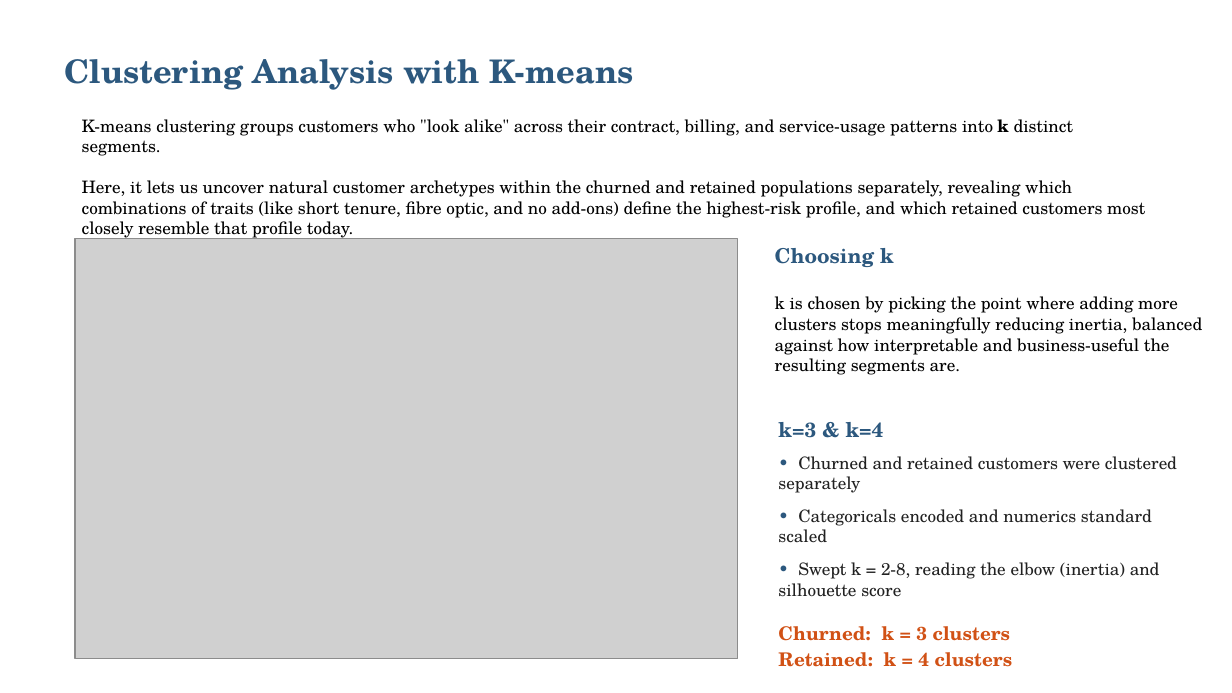
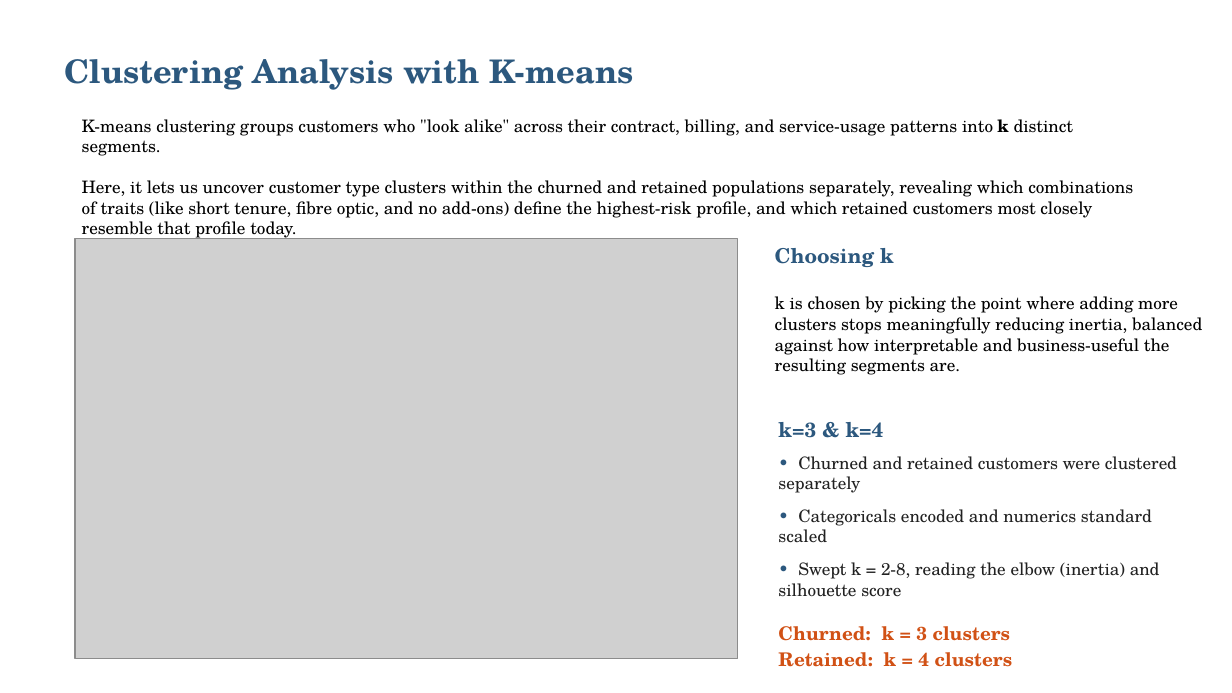
Before and after one commit to Sai-Bolla/SwanTeleco, a slide deck: slide 8 of SwanTeleco.pptx. Drawn at 1232x693 pixels with LibreOffice and Linux fonts; fonts in the diff are those of the drawing; grey boxes stand for pictures. Boxes give left, top, right and bottom in pixels: in the first picture for what was removed or moved away, otherwise in the second. Text is boxed around its words. In the diff, an @@ line names an element or a change of style, - is before the commit and + after.

```diff
--- a/SwanTeleco.pptx
+++ b/SwanTeleco.pptx
@@ text at (x1=82, y1=180, x2=1133, y2=240): text changed @@
-Here, it lets us uncover natural customer archetypes within the churned and retained populations separately, revealing which combinations of traits (like short tenure, fibre optic, and no add-ons) define the highest-risk profile, and which retained customers most closely resemble that profile today.
+Here, it lets us uncover customer type clusters within the churned and retained populations separately, revealing which combinations of traits (like short tenure, fibre optic, and no add-ons) define the highest-risk profile, and which retained customers most closely resemble that profile today.
```
Also in this commit, not shown: 11 other slides changed.
